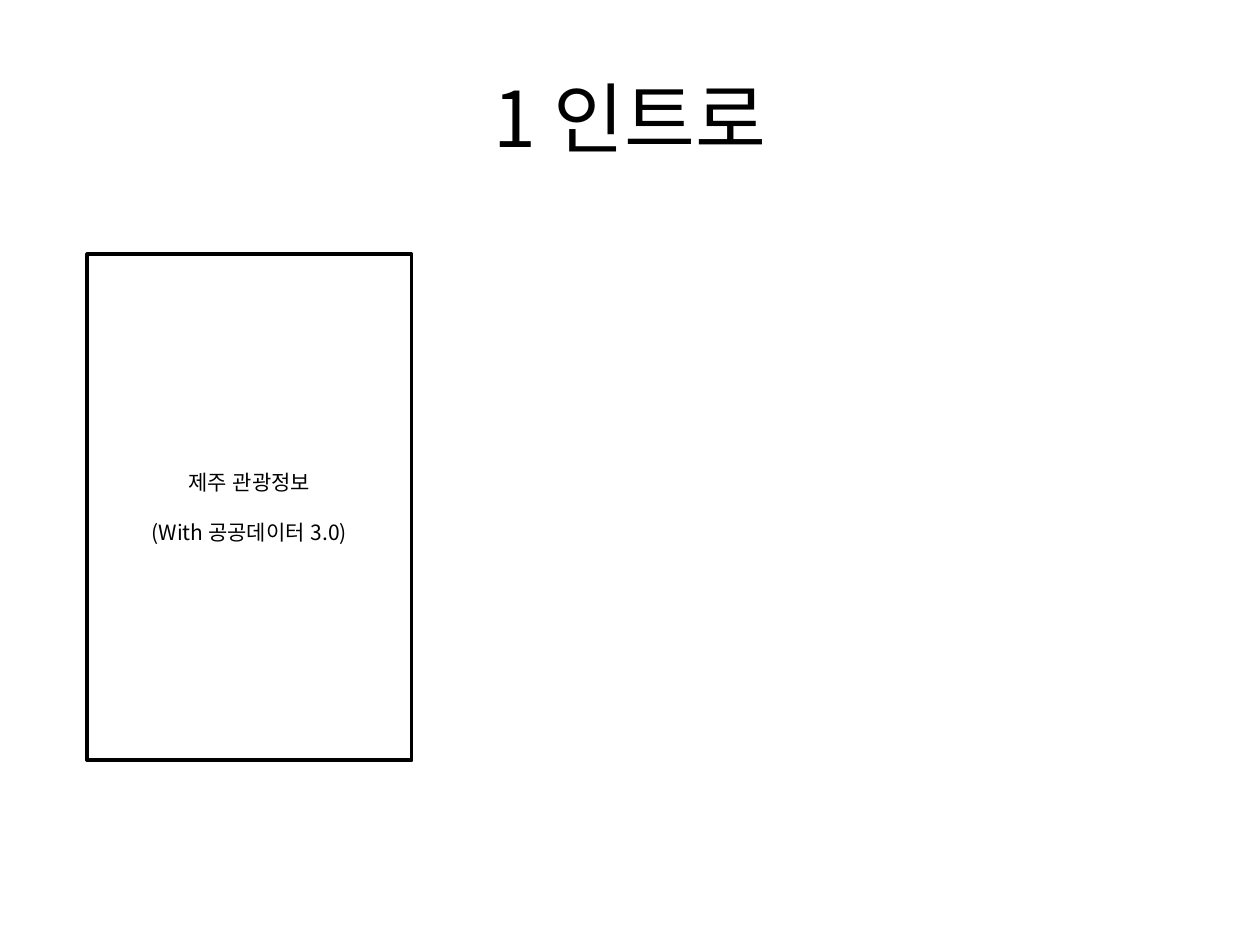
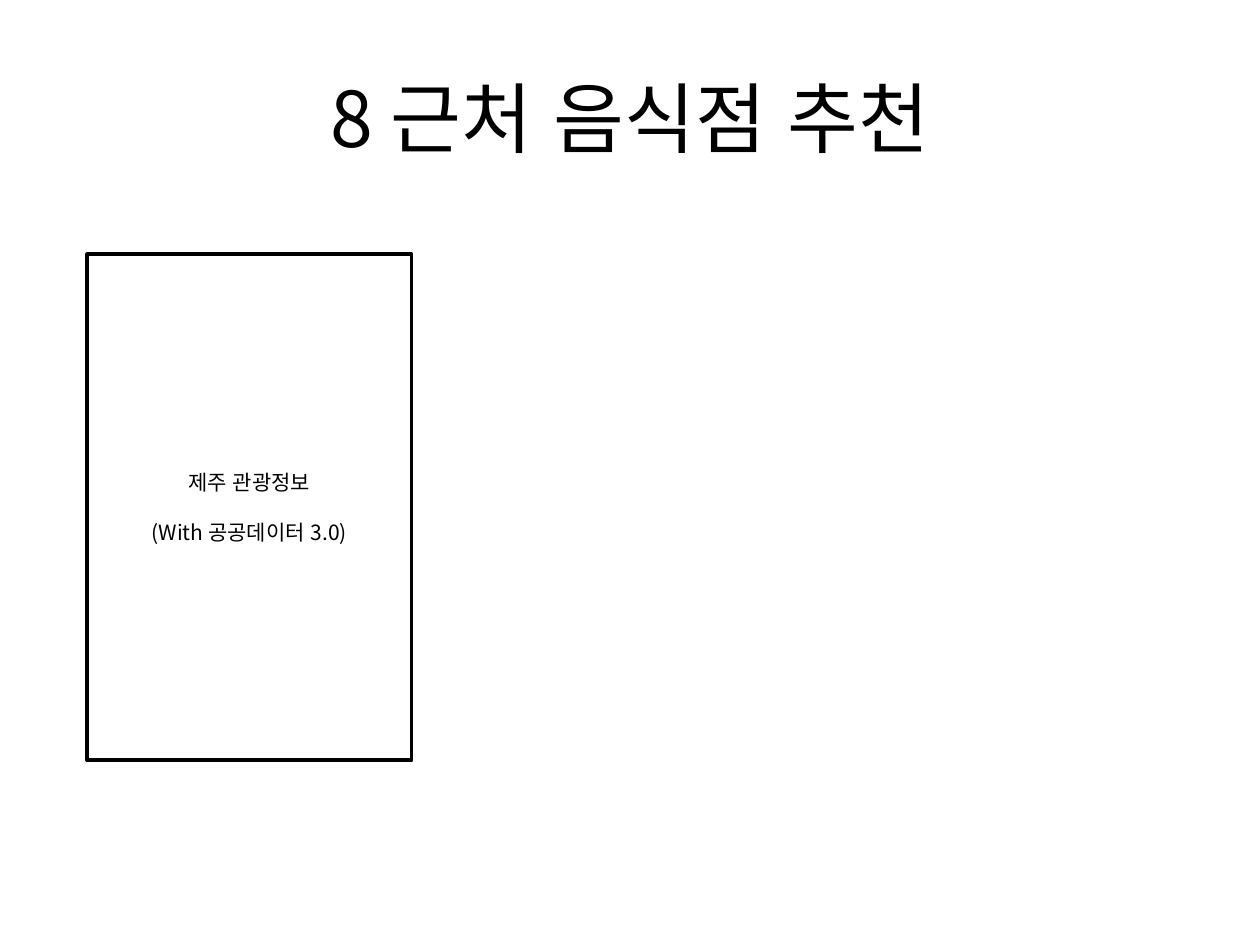
Before and after one commit to Seo-Sang-Eun/test01, a slide deck: slide 10 of Project Info/ui.pptx (slide 11 before the commit). Drawn at 1260x945 pixels with LibreOffice and Linux fonts; fonts in the diff are those of the drawing. Boxes give left, top, right and bottom in pixels: in the first picture for what was removed or moved away, otherwise in the second. Text is boxed around its words. In the diff, an @@ line names an element or a change of style, - is before the commit and + after.

```diff
--- a/Project Info/ui.pptx
+++ b/Project Info/ui.pptx
@@ title at bbox=[330, 83, 930, 153]: text changed @@
-1 인트로
+8 근처 음식점 추천
```
Also in this commit, not shown: 3 other slides changed, 1 slide removed, 2 other files.
